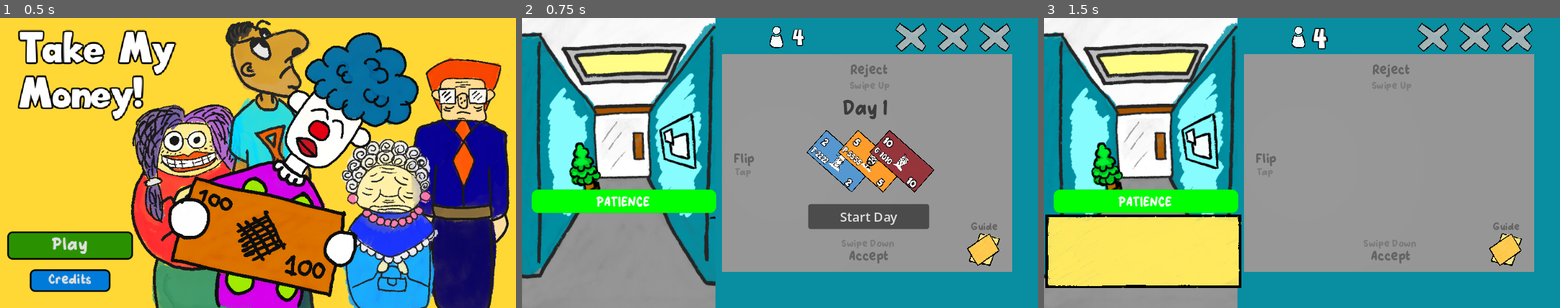
Above: before the commit, frames 1-3 (left to right).
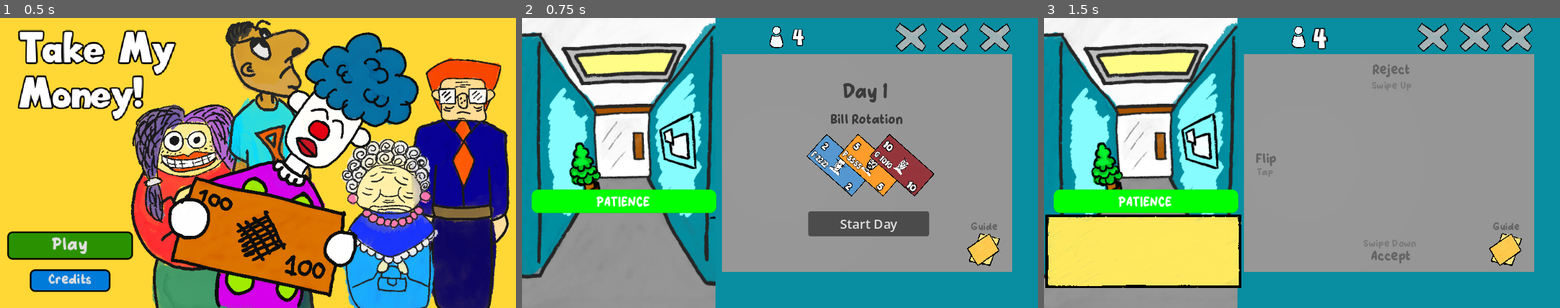
Above: after the commit, the same moments.

Repository: KaitoGameDev/brackeys-gj-2026-2
Game: Godot game, scene res://source/main_menu.tscn
The game is run twice, just before and just after one commit, with the same random seed, the same clock (stepped at 60 frames per second) and the same inputs.
Inputs:
- Up to frame 1 (0.5 s): no input
- Up to frame 2 (0.75 s): click "Play" at 0.5 s
- Up to frame 3 (1.5 s): click "Start Day" at 1.25 s

Frame 1 is identical in both runs. In frame 2, 4.6% of the frame differs, in the area x 41-80%, y 16-85%; in frame 3, nothing differs.

Commit message:
fix: adjust the wave start ui

Diff:
--- a/source/main.tscn
+++ b/source/main.tscn
@@ -112,9 +112,10 @@
 wave_progress_bar = NodePath("../../CanvasLayer/WaveContainer/ProgressBar")
 waves = Array[ExtResource("8_wcfg")]([SubResource("WaveConfig_1"), SubResource("WaveConfig_2"), SubResource("WaveConfig_3"), SubResource("Resource_rewae")])
 
-[node name="UIController" type="Node" parent="Controllers" unique_id=322865138 node_paths=PackedStringArray("wave_start_container", "game_over_container")]
+[node name="UIController" type="Node" parent="Controllers" unique_id=322865138 node_paths=PackedStringArray("wave_start_container", "play_area_container", "game_over_container")]
 script = ExtResource("11_sm8so")
 wave_start_container = NodePath("../../CanvasLayer/WaveStartContainer")
+play_area_container = NodePath("../../CanvasLayer/PlayAreaContainer")
 game_over_container = NodePath("../../CanvasLayer/GameOverContainer")
 
 [node name="CanvasLayer" type="CanvasLayer" parent="." unique_id=1115977841]
@@ -374,9 +375,9 @@
 anchor_right = 1.0
 anchor_bottom = 1.0
 offset_left = -252.0
-offset_top = -258.0
+offset_top = -279.0
 offset_right = -176.0
-offset_bottom = -234.0
+offset_bottom = -255.0
 grow_horizontal = 0
 grow_vertical = 0
 theme_override_colors/font_color = Color(0.23031491, 0.23031494, 0.23031488, 1)
@@ -386,18 +387,38 @@
 horizontal_alignment = 1
 vertical_alignment = 1
 
-[node name="Button" type="Button" parent="CanvasLayer/WaveStartContainer" unique_id=816962166]
-custom_minimum_size = Vector2(150, 0)
+[node name="BillRotationLabel" type="Label" parent="CanvasLayer/WaveStartContainer" unique_id=1330643044]
 layout_mode = 1
 anchors_preset = 3
 anchor_left = 1.0
 anchor_top = 1.0
 anchor_right = 1.0
 anchor_bottom = 1.0
+offset_left = -280.0
+offset_top = -245.0
+offset_right = -145.0
+offset_bottom = -221.0
+grow_horizontal = 0
+grow_vertical = 0
+theme_override_colors/font_color = Color(0.23031491, 0.23031494, 0.23031488, 1)
+theme_override_fonts/font = ExtResource("14_qp6gg")
+theme_override_font_sizes/font_size = 16
+text = "Bill Rotation"
+horizontal_alignment = 1
+vertical_alignment = 1
+
+[node name="Button" type="Button" parent="CanvasLayer/WaveStartContainer" unique_id=816962166]
+custom_minimum_size = Vector2(150, 0)
+layout_mode = 1
+anchors_preset = 3
+anchor_left = 1.0
+anchor_top = 1.0
+anchor_right = 1.0
+anchor_bottom = 1.0
 offset_left = -285.0
-offset_top = -129.0
+offset_top = -120.0
 offset_right = -135.0
-offset_bottom = -98.0
+offset_bottom = -89.0
 grow_horizontal = 0
 grow_vertical = 0
 text = "Start Day"
@@ -410,9 +431,9 @@
 anchor_right = 0.5
 anchor_bottom = 0.5
 offset_left = -11.0
-offset_top = -46.0
+offset_top = -41.0
 offset_right = 236.0
-offset_bottom = 39.0
+offset_bottom = 44.0
 grow_horizontal = 2
 grow_vertical = 2
 alignment = 1
--- a/source/ui/ui_controller.gd
+++ b/source/ui/ui_controller.gd
@@ -1,12 +1,16 @@
 extends Node
 
 @export var wave_start_container: Control
+@export var play_area_container: Control
 @export var game_over_container: Control
 
 
 func _ready() -> void:
 	if wave_start_container == null:
 		push_error("UIController: assign wave_start_container in the inspector.")
+		return
+	if play_area_container == null:
+		push_error("UIController: assign play_area_container in the inspector.")
 		return
 	if game_over_container == null:
 		push_error("UIController: assign game_over_container in the inspector.")
@@ -29,10 +33,12 @@
 
 func show_wave_start() -> void:
 	wave_start_container.visible = true
+	play_area_container.visible = false
 
 
 func hide_wave_start() -> void:
 	wave_start_container.visible = false
+	play_area_container.visible = true
 
 
 func show_game_over() -> void:
